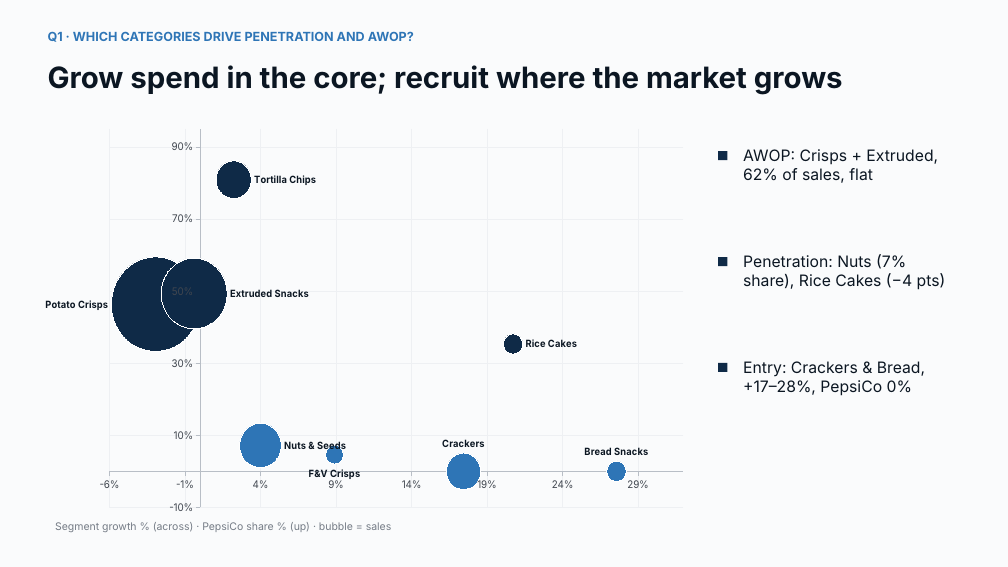
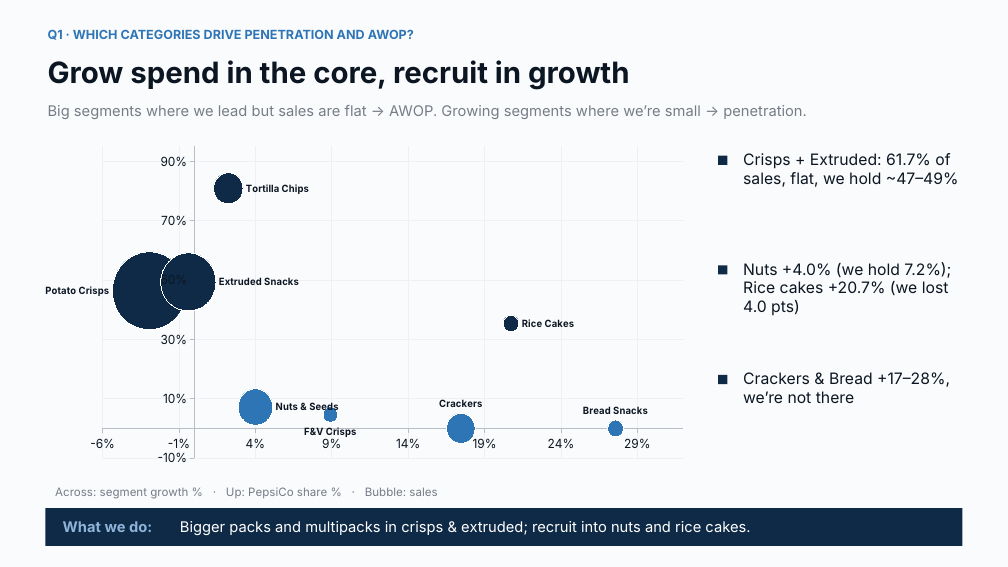
Before and after one commit to harshjunekumar/test-sample, a slide deck: slide 5 of pepsico_savoury_case/UK_Savoury_Growth_Story.pptx (slide 4 before the commit). Drawn at 1008x567 pixels with LibreOffice and Linux fonts; fonts in the diff are those of the drawing. Boxes give left, top, right and bottom in pixels: in the first picture for what was removed or moved away, otherwise in the second. Text is boxed around its words. In the diff, an @@ line names an element or a change of style, - is before the commit and + after.

```diff
--- a/pepsico_savoury_case/UK_Savoury_Growth_Story.pptx
+++ b/pepsico_savoury_case/UK_Savoury_Growth_Story.pptx
@@ text at bbox=[48, 60, 629, 90]: text changed @@
-Grow spend in the core; recruit where the market grows
+Grow spend in the core, recruit in growth
@@ text added at bbox=[48, 105, 807, 119], 14 pt, text #767D87 @@
+Big segments where we lead but sales are flat → AWOP. Growing segments where we’re small → penetration.
@@ bubble chart at bbox=[45, 140, 696, 473] @@
@@ category axis changed @@
@@ value axis changed @@
@@ lettering changed @@
@@ bubble chart: place and size @@
-bubble chart at bbox=[45, 121, 696, 522]
+bubble chart at bbox=[45, 140, 696, 473]
@@ rectangle: place and size @@
-rectangle at bbox=[718, 151, 727, 160]
+rectangle at bbox=[718, 156, 727, 165]
@@ text at bbox=[743, 153, 959, 187]: text changed @@
-AWOP: Crisps + Extruded, 62% of sales, flat
+Crisps + Extruded: 61.7% of sales, flat, we hold ~47–49%
@@ rectangle: place and size @@
-rectangle at bbox=[718, 257, 727, 266]
+rectangle at bbox=[718, 265, 727, 274]
@@ text at bbox=[743, 262, 951, 316]: text changed @@
-Penetration: Nuts (7% share), Rice Cakes (−4 pts)
+Nuts +4.0% (we hold 7.2%); Rice cakes +20.7% (we lost 4.0 pts)
@@ rectangle: place and size @@
-rectangle at bbox=[718, 363, 727, 372]
+rectangle at bbox=[718, 375, 727, 384]
@@ text at bbox=[743, 372, 950, 403]: text changed @@
-Entry: Crackers & Bread, +17–28%, PepsiCo 0%
+Crackers & Bread +17–28%, we’re not there
@@ rectangle added at bbox=[45, 508, 963, 546], fill #0F2A47 @@
@@ text at bbox=[55, 487, 437, 499]: text changed; size 10 to 11 pt @@
-Segment growth % (across) · PepsiCo share % (up) · bubble = sales
+Across: segment growth % · Up: PepsiCo share % · Bubble: sales
@@ text added at bbox=[63, 521, 152, 532], 14 pt, text #8FB4D9, bold @@
+What we do:
@@ text added at bbox=[180, 521, 750, 535], 14 pt, text #FFFFFF @@
+Bigger packs and multipacks in crisps & extruded; recruit into nuts and rice cakes.
```
Also in this commit, not shown: 10 other slides changed, 2 slides added, 1 slide removed, 1 other file.
